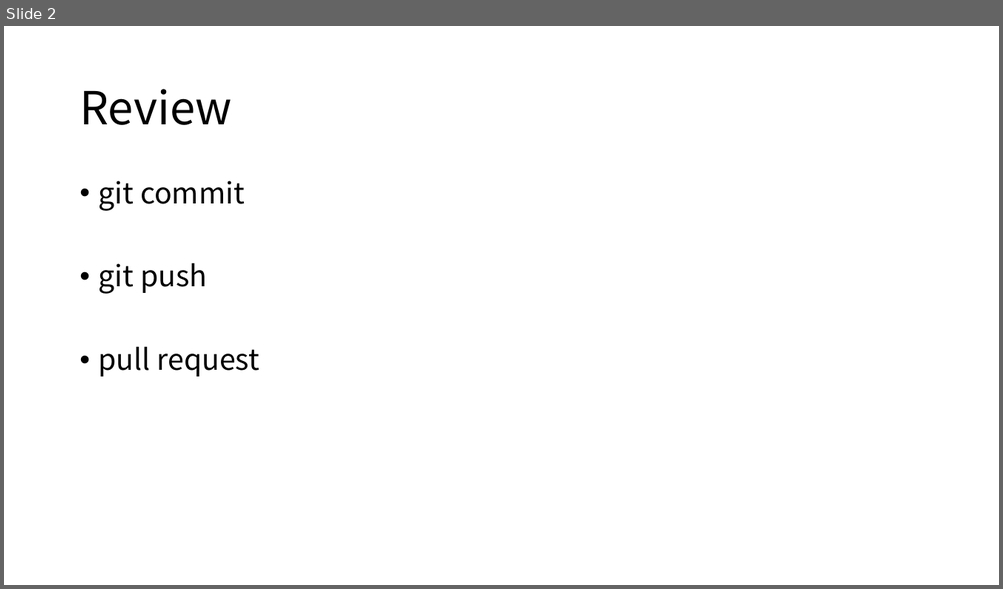
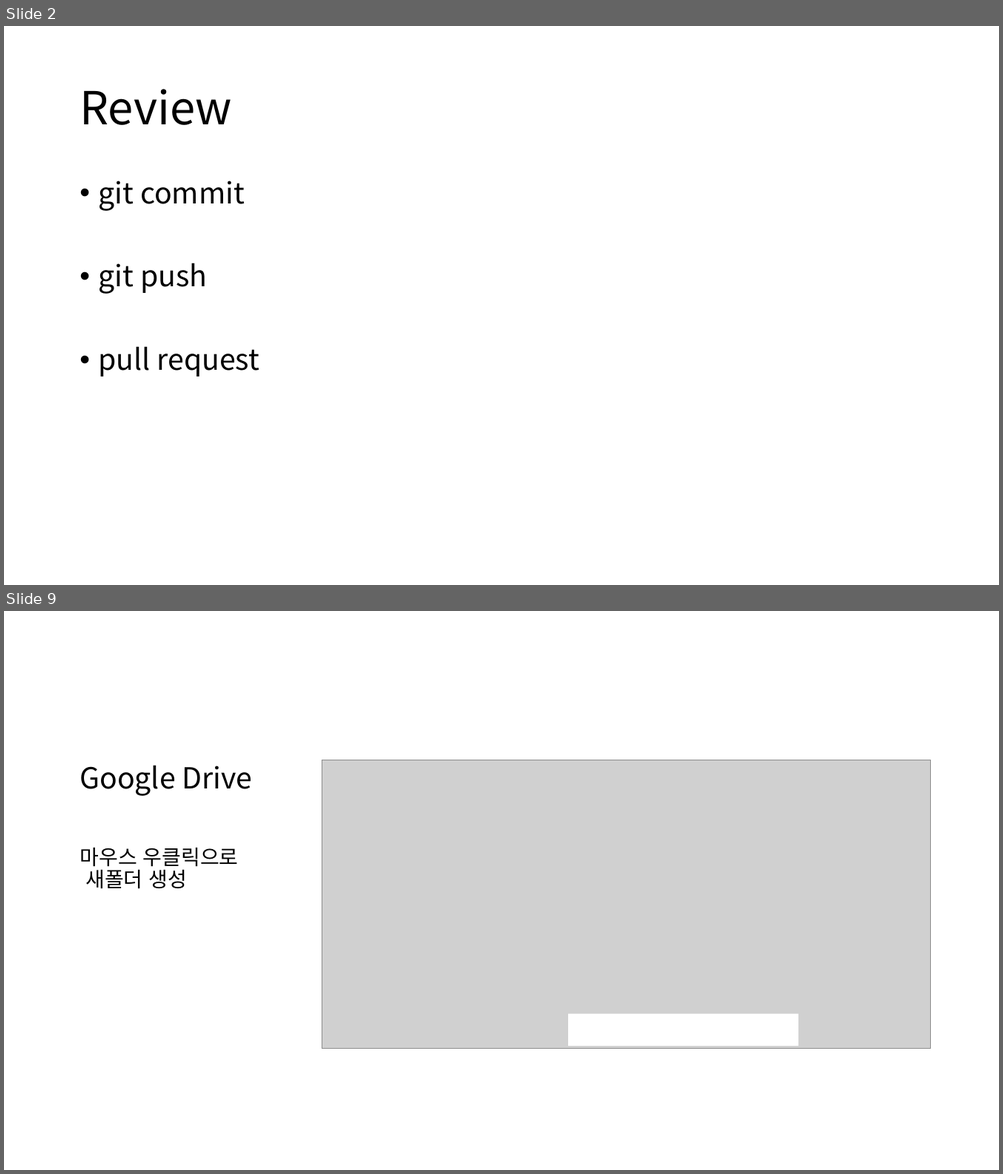
Before and after one commit to tjdghks994/ai-security, a slide deck: 4th week/4th.pptx. Shown one above the other, each under a label of ours: slide 2 before the commit, slides 2 and 9 after it; the slides between them are not shown. The pictures are 1003x589 and 1003x1174 pixels, drawn with LibreOffice and Linux fonts; fonts in the diff are those of the drawing; grey boxes stand for pictures. Boxes give left, top, right and bottom in pixels: in the first picture for what was removed or moved away, otherwise in the second. Text is boxed around its words. In the diff, an @@ line names an element or a change of style, - is before the commit and + after.

```diff
--- a/4th week/4th.pptx
+++ b/4th week/4th.pptx
@@ slide 9 added at bbox=[4, 611, 999, 1170], background #FFFFFF @@
@@ text added at bbox=[79, 765, 252, 889], 20 pt, text #000000 @@
+Google Drive
+마우스 우클릭으로
+새폴더 생성
@@ picture added at bbox=[322, 760, 930, 1049] @@
@@ rectangle added at bbox=[568, 1014, 799, 1046], fill #FFFFFF @@
```
Also in this commit, not shown: 4 slides changed, 11 other slides added, 1 other file.
